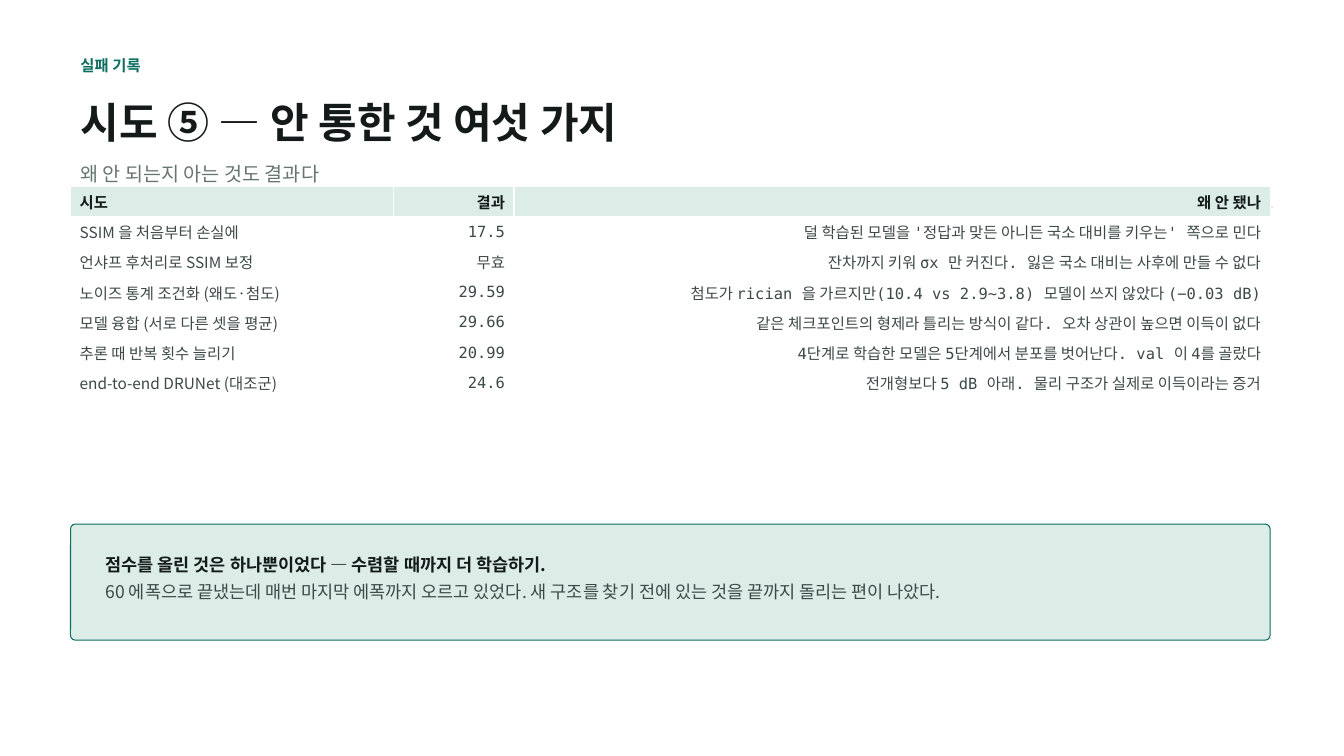
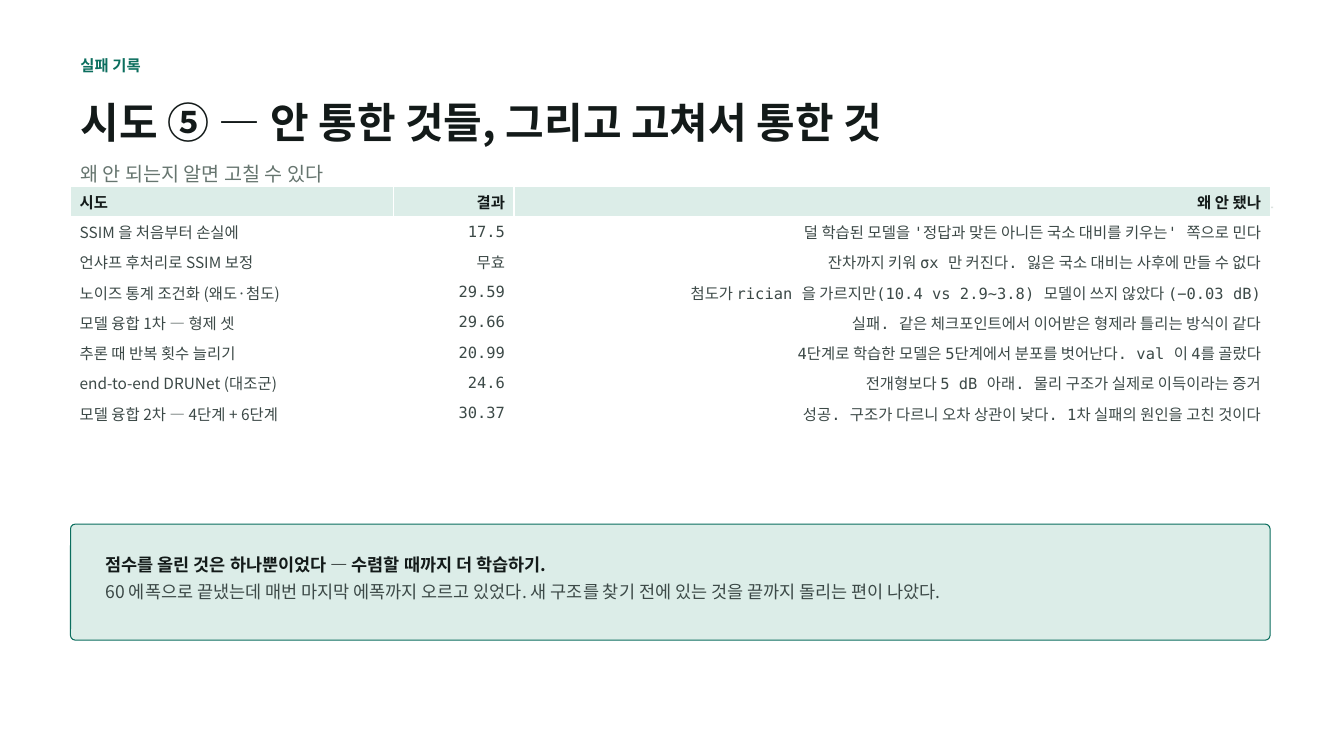
Before and after one commit to kithhooni-commits/ds-practice, a slide deck: slide 13 of 실습5/실습5_day3_발표.pptx. Drawn at 1344x756 pixels with LibreOffice and Linux fonts; fonts in the diff are those of the drawing. Boxes give left, top, right and bottom in pixels: in the first picture for what was removed or moved away, otherwise in the second. Text is boxed around its words. In the diff, an @@ line names an element or a change of style, - is before the commit and + after.

```diff
--- a/실습5/실습5_day3_발표.pptx
+++ b/실습5/실습5_day3_발표.pptx
@@ text at (80,102,882,147): text changed @@
-시도 ⑤ — 안 통한 것 여섯 가지
+시도 ⑤ — 안 통한 것들, 그리고 고쳐서 통한 것
@@ text at (80,164,323,183): text changed @@
-왜 안 되는지 아는 것도 결과다
+왜 안 되는지 알면 고칠 수 있다
@@ table at (71,187,1270,429) @@
-row 5, column 1: 모델 융합 (서로 다른 셋을 평균)
+row 5, column 1: 모델 융합 1차 — 형제 셋
-row 5, column 3: 같은 체크포인트의 형제라 틀리는 방식이 같다. 오차 상관이 높으면 이득이 없다
+row 5, column 3: 실패. 같은 체크포인트에서 이어받은 형제라 틀리는 방식이 같다
+row 8: 모델 융합 2차 — 4단계 + 6단계 | 30.37 | 성공. 구조가 다르니 오차 상관이 낮다. 1차 실패의 원인을 고친 것이다
```
Also in this commit, not shown: 6 other slides changed, 1 other file.
